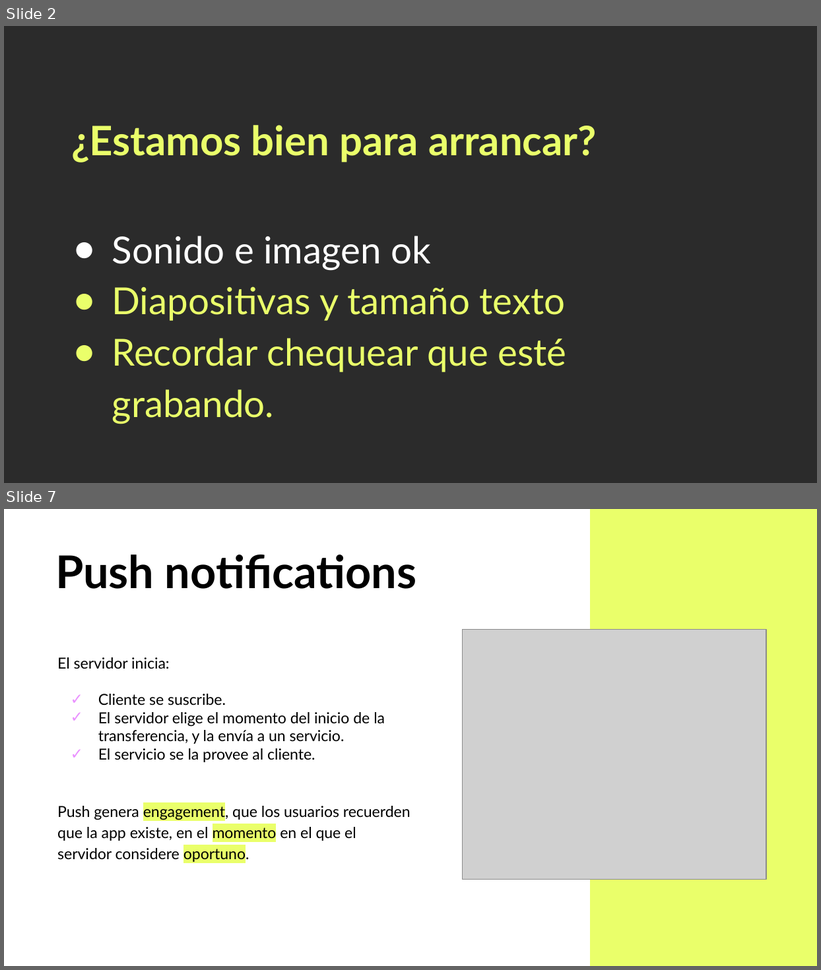
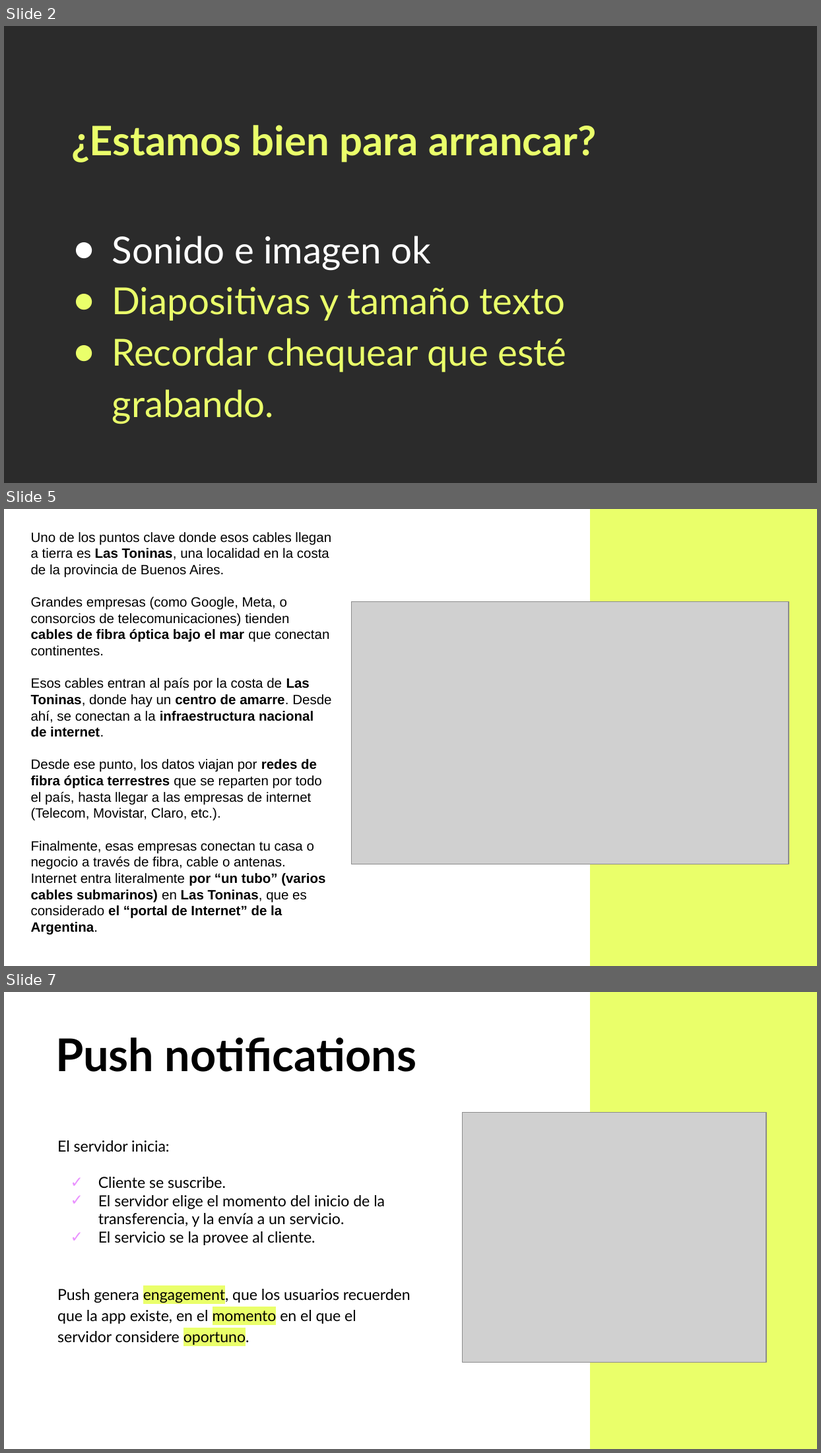
Before and after one commit to Arturogrottoli/Project-React-Js, a slide deck: Clase04/Unidad 4 - Clase en vivo.pptx. Shown one above the other, each under a label of ours: slides 2 and 7 before the commit, slides 2, 5 and 7 after it; the slides between them are not shown. The pictures are 821x970 and 821x1453 pixels, drawn with LibreOffice and Linux fonts; fonts in the diff are those of the drawing; grey boxes stand for pictures; background and template pictures are left out; a plain dark background stands for a picture behind light text. Boxes give left, top, right and bottom in pixels: in the first picture for what was removed or moved away, otherwise in the second. Text is boxed around its words. In the diff, an @@ line names an element or a change of style, - is before the commit and + after.

```diff
--- a/Clase04/Unidad 4 - Clase en vivo.pptx
+++ b/Clase04/Unidad 4 - Clase en vivo.pptx
@@ slide 5 added at [4, 509, 817, 966], background picture (left out); not listed: 1 template element that a slide beside it also shows @@
@@ text added at [31, 532, 331, 935], 12 pt, text #000000 @@
+Uno de los puntos clave donde esos cables llegan a tierra es Las Toninas, una localidad en la costa de la provincia de Buenos Aires.
+Grandes empresas (como Google, Meta, o consorcios de telecomunicaciones) tienden cables de fibra óptica bajo el mar que conectan continentes.
+Esos cables entran al país por la costa de Las Toninas, donde hay un centro de amarre. Desde ahí, se conectan a la infraestructura nacional de internet.
+Desde ese punto, los datos viajan por redes de fibra óptica terrestres que se reparten por todo el país, hasta llegar a las empresas de internet (Telecom, Movistar, Claro, etc.).
+Finalmente, esas empresas conectan tu casa o negocio a través de fibra, cable o antenas.
+Internet entra literalmente por “un tubo” (varios cables submarinos) en Las Toninas, que es considerado el “portal de Internet” de la Argentina.
@@ picture added at [351, 601, 789, 864] @@
```
Also in this commit, not shown: 4 slides changed, 1 slide removed, 1 other file.
